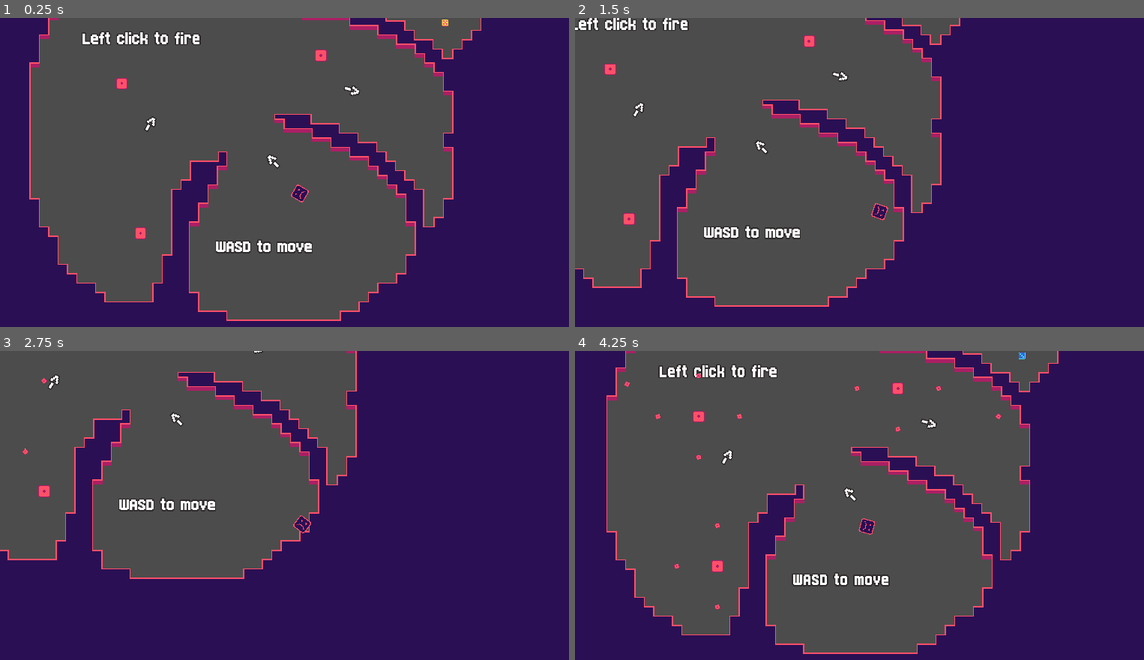
Above: before the commit, frames 1-4 (two rows, left to right).
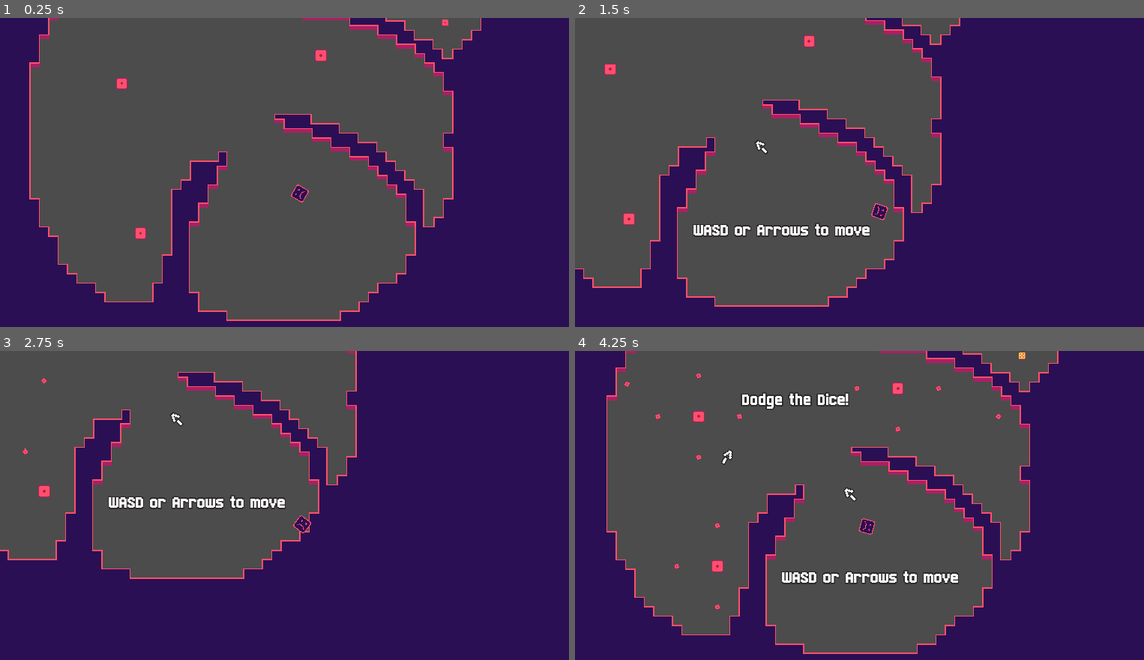
Above: after the commit, the same moments.

Repository: russmatney/dice-nine
Game: Godot game, scene res://src/progression/Level1.tscn
Two runs of this game, one before a commit and one after it. Both use one fixed random seed, a clock stepped at 60 frames per second and the inputs below.
Inputs (mouse positions are in pixels of both pictures, inside the frame that each line leads up to):
- Up to frame 1 (0.25 s): no input
- Up to frame 2 (1.5 s): tap Enter at 0.5, 1.25 s; move the mouse to (1007, 175) at 0.52 s; hold D (move_right) 0.53-1.28 s; hold E (fire) 0.53-1.28 s; right-click (1007, 175) at 0.8 s; move the mouse to (757, 209) at 1.27 s; hold J (move_down) from 1.28 s (still down); right-click (757, 209) at 1.35 s
- Up to frame 3 (2.75 s): tap E (fire) at 1.55 s; tap Enter at 2 s; move the mouse to (358, 449) at 2.02 s; release J (move_down) at 2.03 s; hold D (move_right) from 2.03 s (still down); hold E (fire) from 2.03 s (still down); right-click (358, 449) at 2.3 s
- Up to frame 4 (4.25 s): tap Enter at 2.75, 3.5 s; move the mouse to (842, 598) at 2.77 s; release D (move_right) at 2.78 s; release E (fire) at 2.78 s; hold K (move_up) 2.78-3.53 s; right-click (842, 598) at 2.85 s; tap E (fire) at 3.05 s; move the mouse to (1052, 579) at 3.52 s; hold A (move_left) from 3.53 s (still down); hold E (fire) from 3.53 s (still down); right-click (1052, 579) at 3.8 s; tap R (respawn) at 4.15 s

The runs differ from the first frame. In frame 1, 1.4% of the frame differs, in the area x 14-79%, y 0-77%; in frame 2, 1.8%; in frame 3, 1.2%; in frame 4, 2.5%, in the area x 14-80%, y 0-77%.

Commit message:
feat: level 1 tutorial reveal, upgrade/roll signals in levelbase

Diff:
--- a/src/Player.gd
+++ b/src/Player.gd
@@ -108,6 +108,9 @@
 
 ### roll ####################################################################
 
+# NOTE only emitted when the side changes
+signal rolled
+
 func roll():
   rolling = true
   roll_timer.start(roll_time)
@@ -120,7 +123,12 @@
 
 func _on_RollTimer_timeout():
   rolling = false
+  var did_side_change = next_side != current_side
   set_side(next_side)
+
+  if did_side_change:
+    emit_signal("rolled")
+
 
 ### collisions #####################################################################
 
@@ -130,7 +138,6 @@
 func hit():
   emit_signal("hit")
   health -= 1
-  print("player hit", health)
   if health <= 0:
     kill()
 
--- a/src/Upgrade.gd
+++ b/src/Upgrade.gd
@@ -2,9 +2,12 @@
 
 export(String) var upgrade_name = "no-op"
 
+signal collected
+
 func _on_Area2D_body_entered(body:Node):
   if body.is_in_group("player"):
     ProgressionState.unlock_next_side()
+    emit_signal("collected")
     # TODO announcement via HUD/Notifs/Banner
     kill() # remove from the screen
 
--- a/src/Upgrade.tscn
+++ b/src/Upgrade.tscn
@@ -98,7 +98,7 @@
 scale = Vector2( 1.5, 1.5 )
 frames = SubResource( 14 )
 animation = "roll"
-frame = 4
+frame = 2
 playing = true
 
 [node name="Area2D" type="Area2D" parent="."]
--- a/src/autoloads/ProgressionState.gd
+++ b/src/autoloads/ProgressionState.gd
@@ -42,7 +42,7 @@
 
 ### spawn, death, respawn ####################################################
 
-func spawn_player(pos:Position2D = player_start):
+func spawn_player(pos:Position2D = player_start) -> Node:
   player_start = pos
   var state = ProgressionState.player_state
 
@@ -55,6 +55,8 @@
 
   player.position = player_start.position
   get_tree().get_root().call_deferred("add_child", player)
+
+  return player
 
 func _on_player_death(p):
   player_state["respawn_side"] = p.current_side
--- a/src/progression/Level1.gd
+++ b/src/progression/Level1.gd
@@ -1,12 +1,69 @@
 extends LevelBase
+
+onready var move_directions = $MoveDirections
+onready var move_arrow = $MoveArrow
+
+onready var dodge_directions = $DodgeDirections
+onready var move_arrow2 = $MoveArrow2
+
+onready var upgrade_arrow = $UpgradeArrow
+
+onready var roll_directions = $RollDirections
+onready var fire_directions = $FireDirections
+
+onready var portal_arrow = $PortalArrow
 
 ### ready #####################################################################
 
+# signal start_tut
+
 func _ready():
+  move_directions.visible = false
+  fire_directions.visible = false
+  move_arrow.visible = false
+  move_arrow2.visible = false
+  upgrade_arrow.visible = false
+  portal_arrow.visible = false
+  dodge_directions.visible = false
+  roll_directions.visible = false
+
   .hide_portals()
+
+  start_tut()
+  # yield(get_tree().create_timer(1.0), "timeout")
+  # connect("start_tut", self, _on_start_tut)
+  # emit_signal("start_tut")
+
+func start_tut():
+  # TODO fade in?
+  yield(get_tree().create_timer(0.5), "timeout")
+  move_directions.visible = true
+  move_arrow.visible = true
+  yield(get_tree().create_timer(3), "timeout")
+  dodge_directions.visible = true
+  move_arrow2.visible = true
+  yield(get_tree().create_timer(3), "timeout")
+  upgrade_arrow.visible = true
+
 
 # _on_enemies_cleared #######################################################################
 
 func _on_enemies_cleared():
   ._on_enemies_cleared()
   .show_portals()
+  yield(get_tree().create_timer(3), "timeout")
+  portal_arrow.visible = true
+
+# _on_upgrade_collected #######################################################################
+
+func _on_upgrade_collected(upgrade):
+  ._on_upgrade_collected(upgrade)
+  yield(get_tree().create_timer(2), "timeout")
+  roll_directions.visible = true
+
+# _on_player_rolled #######################################################################
+
+func _on_player_rolled():
+  ._on_player_rolled()
+  yield(get_tree().create_timer(2), "timeout")
+  fire_directions.visible = true
--- a/src/progression/Level1.tscn
+++ b/src/progression/Level1.tscn
@@ -43,16 +43,16 @@
 available_sides = [ "one" ]
 
 [node name="MoveDirections" type="RichTextLabel" parent="."]
-margin_left = -216.0
-margin_top = 104.0
-margin_right = 144.0
-margin_bottom = 176.0
+margin_left = -248.0
+margin_top = 96.0
+margin_right = 376.0
+margin_bottom = 184.0
 custom_fonts/normal_font = ExtResource( 5 )
 bbcode_enabled = true
-bbcode_text = "[center]WASD to move[/center]"
-text = "WASD to move"
+bbcode_text = "[center]WASD or Arrows to move[/center]"
+text = "WASD or Arrows to move"
 
-[node name="Arrow" type="RichTextLabel" parent="."]
+[node name="MoveArrow" type="RichTextLabel" parent="."]
 margin_left = -8.0
 margin_top = -208.0
 margin_right = 69.0
@@ -63,7 +63,7 @@
 bbcode_text = "[center]<-[/center]"
 text = "<-"
 
-[node name="Arrow2" type="RichTextLabel" parent="."]
+[node name="MoveArrow2" type="RichTextLabel" parent="."]
 margin_left = -376.0
 margin_top = -304.0
 margin_right = -299.0
@@ -74,7 +74,7 @@
 bbcode_text = "[center]<-[/center]"
 text = "<-"
 
-[node name="Arrow3" type="RichTextLabel" parent="."]
+[node name="UpgradeArrow" type="RichTextLabel" parent="."]
 margin_left = 48.0
 margin_top = -824.0
 margin_right = 125.0
@@ -85,7 +85,7 @@
 bbcode_text = "[center]<-[/center]"
 text = "<-"
 
-[node name="Arrow4" type="RichTextLabel" parent="."]
+[node name="PortalArrow" type="RichTextLabel" parent="."]
 margin_left = 296.0
 margin_top = -360.0
 margin_right = 373.0
@@ -97,14 +97,24 @@
 text = "<-"
 
 [node name="FireDirections" type="RichTextLabel" parent="."]
-margin_left = -688.0
-margin_top = -608.0
-margin_right = -224.0
-margin_bottom = -528.0
+margin_left = -600.0
+margin_top = -744.0
+margin_right = -136.0
+margin_bottom = -664.0
 custom_fonts/normal_font = ExtResource( 5 )
 bbcode_enabled = true
 bbcode_text = "[center]Left click to fire[/center]"
 text = "Left click to fire"
+
+[node name="DodgeDirections" type="RichTextLabel" parent="."]
+margin_left = -424.0
+margin_top = -512.0
+margin_right = 40.0
+margin_bottom = -432.0
+custom_fonts/normal_font = ExtResource( 5 )
+bbcode_enabled = true
+bbcode_text = "[center]Dodge the Dice![/center]"
+text = "Dodge the Dice!"
 
 [node name="RollDirections" type="RichTextLabel" parent="."]
 margin_left = 88.0
--- a/src/progression/LevelBase.gd
+++ b/src/progression/LevelBase.gd
@@ -4,6 +4,7 @@
 var enemy_scene = preload("res://src/Enemy.tscn")
 
 onready var player_start = $PlayerStart
+var player
 var portals = []
 var upgrades = []
 
@@ -19,8 +20,11 @@
 
   portals = get_tree().get_nodes_in_group("portals")
   upgrades = get_tree().get_nodes_in_group("upgrades")
+  for up in upgrades:
+    up.connect("collected", self, "_on_upgrade_collected", [up])
 
-  ProgressionState.spawn_player(player_start)
+  player = ProgressionState.spawn_player(player_start)
+  player.connect("rolled", self, "_on_player_rolled")
 
   enemies = get_tree().get_nodes_in_group("enemies")
   for en in enemies:
@@ -59,6 +63,16 @@
 func _on_enemies_cleared():
   print("enemies cleared!")
 
+# _on_upgrade_collected #######################################################################
+
+func _on_upgrade_collected(_upgrade):
+  print("upgrade collected!")
+
+# _on_player_rolled #######################################################################
+
+func _on_player_rolled():
+  print("player rolled")
+
 # hide/show portals #######################################################################
 
 func hide_portals():
--- a/src/progression/LevelPortal.gd
+++ b/src/progression/LevelPortal.gd
@@ -7,7 +7,6 @@
 
 
 func set_disabled(val: bool):
-  print("portal set_disabled called", val)
   shape.set_deferred("disabled", val)
   disabled = val
 
Not shown, changed: todo.org
